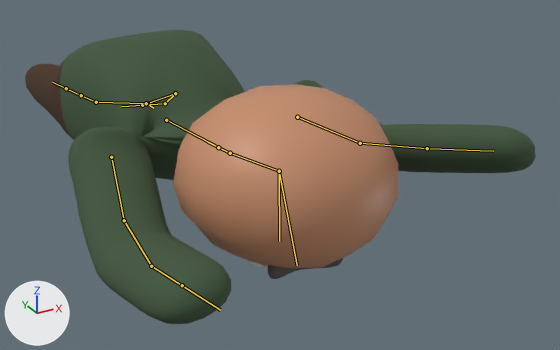
The FBX model Assets/Models/Profesor/Modelo_Rig_Profesor.fbx: old version first, new version second.
Rendered twice from a camera (50 mm lens) standing at (-1.94, -8.63, 2.39) and looking at (0.56, -4.08, 0.11). Arrows for +X, +Y and +Z are at lower left; the lights stay in place. The picture after the commit comes second. Both versions are drawn at frame 1 of the action 'Esqueleto|Levantarse'; the numbers are the values there. The bones that change, and the others that lie on the model, are drawn over the model as lines.

Names of what the first picture shows: 'Cabeza', 'Cejas', 'Cuerpo', 'Ojos'.
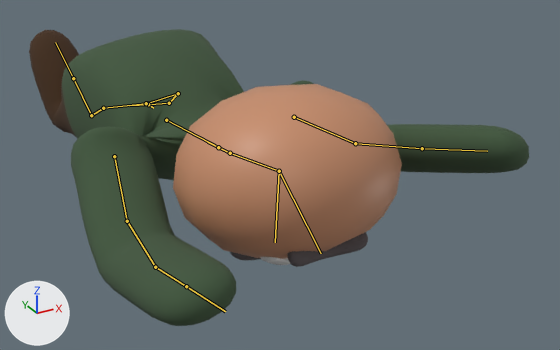
Changed parts and their boxes [x1, y1, x2, y2] in the pictures (560 x 350 px):
'Cuerpo', posed: before [25, 30, 536, 324]; after [29, 29, 529, 326]
'Cabeza', posed: before [173, 84, 398, 268]; after [173, 84, 402, 259]
'Cejas', posed: before [267, 258, 343, 279]; after [287, 232, 368, 267]
'Ojos', posed (mostly hidden): before [245, 259, 268, 269]; after [260, 257, 291, 265]
'Bigote', posed (not visible before): after [230, 252, 261, 260]
bone 'Hueso.003', root to tip: before (279, 171) to (279, 241); after (279, 171) to (275, 242)
bone 'Hueso.004', root to tip: before (279, 171) to (297, 265); after (279, 171) to (321, 253)
bone 'Brazo.R', root to tip: before (111, 157) to (124, 220); after (114, 156) to (127, 221)
bone 'Brazo.L', root to tip: before (297, 117) to (360, 143); after (294, 117) to (355, 143)
bone 'Pata.L', root to tip: before (147, 103) to (175, 93); after (147, 103) to (178, 93)
bone 'Pata.R', root to tip: before (146, 103) to (96, 102); after (146, 103) to (103, 108)
bone 'Hueso.004.R', root to tip: before (96, 102) to (81, 95); after (103, 108) to (91, 115)
bone 'Hueso.005.R', root to tip: before (81, 95) to (66, 88); after (91, 115) to (73, 78)

The edits, one by one:
Bone 'Hueso.003' (bone_hueso_003) turns from (-1, 0, 0) to (-1, -9, 4) degrees about its own x, y and z.
Bone 'Hueso.004' (bone_hueso_004) turns from (13, -13, 6) to (-9, -7, 4) degrees about its own x, y and z.
Bone 'Brazo.R' (bone_brazo_r) moves from (-0.18, 0.16, 0.06) to (-0.14, 0.16, 0.05).
Bone 'Brazo.L' (bone_brazo_l) moves from (0.23, 0.22, 0.02) to (0.28, 0.22, 0.03).
Bone 'Pata.L' (bone_pata_l) turns from (0, -5, -4) to (4, -5, -3) degrees about its own x, y and z.
Bone 'Pata.R' (bone_pata_r) turns from (0, -1, -1) to (-14, -13, 14) degrees about its own x, y and z.
Bone 'Hueso.004.R' (bone_hueso_004_r) turns from (8, -3, 3) to (28, 17, 36) degrees about its own x, y and z.
Bone 'Hueso.005.R' (bone_hueso_005_r) turns from (-4, 16, 0) to (15, -5, -74) degrees about its own x, y and z.
